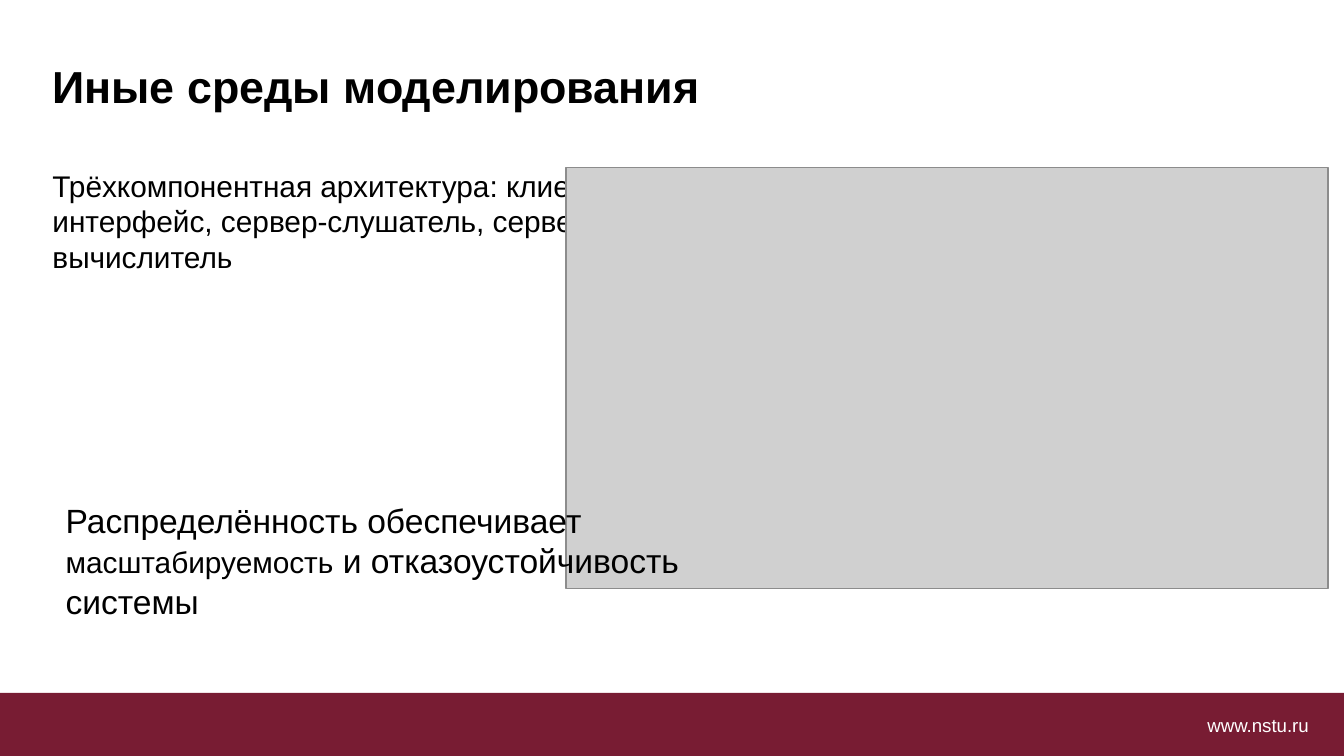
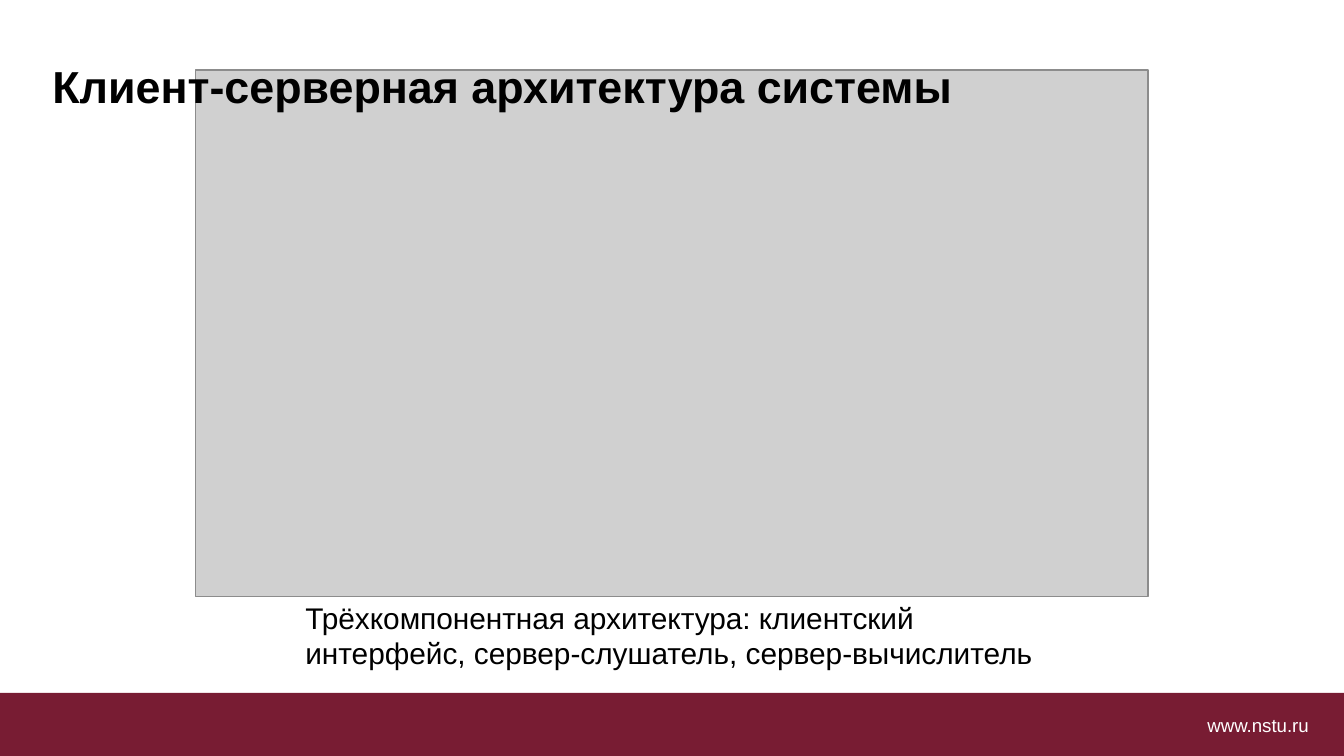
Before and after one commit to blrds/diploma, a slide deck: slide 4 of преза.pptx (slide 6 before the commit). Drawn at 1344x756 pixels with LibreOffice and Linux fonts; fonts in the diff are those of the drawing; grey boxes stand for pictures; background and template pictures are left out. Boxes give left, top, right and bottom in pixels: in the first picture for what was removed or moved away, otherwise in the second. Text is boxed around its words. In the diff, an @@ line names an element or a change of style, - is before the commit and + after.

```diff
--- a/преза.pptx
+++ b/преза.pptx
@@ text at bbox=[52, 68, 952, 112]: text changed @@
-Иные среды моделирования
+Клиент-серверная архитектура системы
@@ picture: place and size @@
-picture at bbox=[566, 167, 1328, 589]
+picture at bbox=[196, 70, 1149, 597]
@@ text removed at bbox=[66, 506, 679, 615] @@
-Распределённость обеспечивает масштабируемость и отказоустойчивость системы
@@ text "Трёхкомпонентная архитектура: клиентский интерфейс, сервер-с ..." rewrapped from bbox=[52, 173, 661, 269] to bbox=[305, 607, 1033, 670] @@
```
Also in this commit, not shown: 3 other slides changed, 6 slides added, 11 slides removed, 2 other files.
